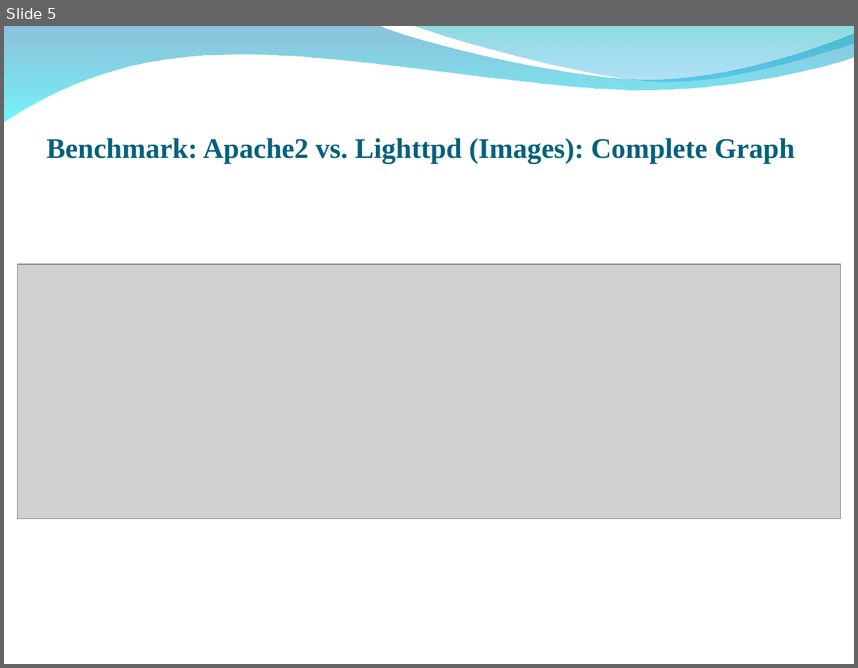
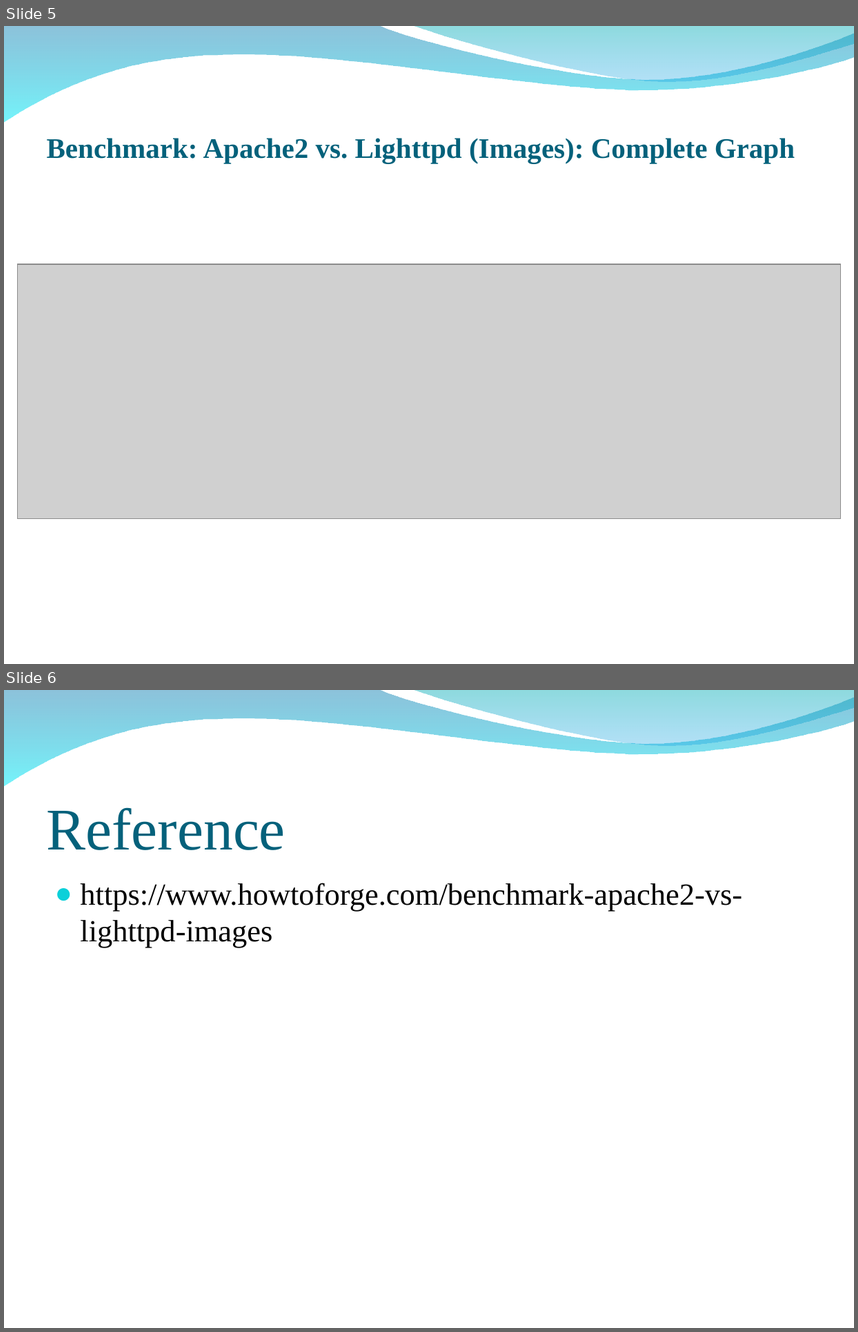
Before and after one commit to peter279k/regular_meeting, a slide deck: WebServer.ppt. Shown one above the other, each under a label of ours: slide 5 before the commit, slides 5 and 6 after it. The pictures are 858x668 and 858x1332 pixels, drawn with LibreOffice and Linux fonts; fonts in the diff are those of the drawing; grey boxes stand for pictures; background and template pictures are left out. Boxes give left, top, right and bottom in pixels: in the first picture for what was removed or moved away, otherwise in the second. Text is boxed around its words. In the diff, an @@ line names an element or a change of style, - is before the commit and + after.

```diff
--- a/WebServer.ppt
+++ b/WebServer.ppt
@@ slide 6 added at (x1=4, y1=690, x2=854, y2=1328), background picture (left out); not listed: 2 template elements that a slide beside it also shows @@
@@ title added at (x1=47, y1=807, x2=286, y2=850), 50 pt, text #04617B @@
+Reference
@@ text added at (x1=80, y1=883, x2=742, y2=947), 26 pt, text #000000 @@
+● https://www.howtoforge.com/benchmark-apache2-vs-lighttpd-images
```
Also in this commit, not shown: 1 slide removed.
